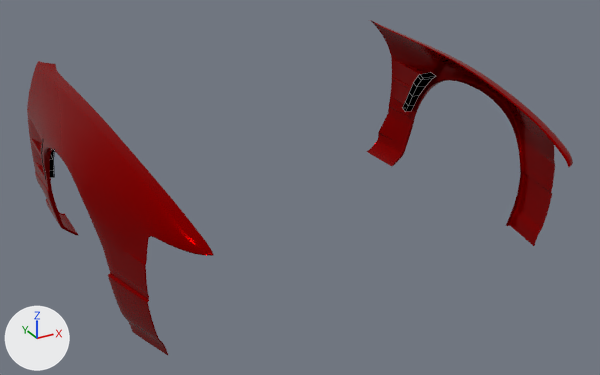
What one commit did to the Blender file content/cars/nissan_rs13/frontfenders_originlabofujin.blend.
Rendered twice from a camera (50 mm lens) standing at (-1.39, -3.79, 1.49) and looking at (-0.02, -1.29, 0.24). Every picture has the same lights, and +X, +Y and +Z are marked at lower left. Mesh edges are drawn as thin lines on the coarser meshes.

The scene before the commit, as lines of its bpy script (objects in view):
```python
me_cover = bpy.data.meshes.new('Cover')
me_cover.from_pydata(...)  # 40 vertices, 24 faces; spans x -18.4..18.9, y -7.8..-6.4, z 37.9..71.5
me_cover.materials.append(mat_black_mate)  # black #000000
me_fender = bpy.data.meshes.new('Fender')
me_fender.from_pydata(...)  # 3468 vertices, 6262 faces; spans x -28.8..28.8, y -16.5..-4.7, z 0.0..95.7
me_fender.materials.append(mat_paint)  # red #900000
ob_cover = bpy.data.objects.new('Cover', me_cover)
ob_cover.location = (0.0, 0.0, 0.0)
ob_cover.rotation_euler = (0.0645, 0.0253, 0.0)  # degrees (3.7, 1.4, 0)
ob_cover.scale = (-0.046, 0.119, 0.00771)
ob_fender = bpy.data.objects.new('Fender', me_fender)
ob_fender.location = (0.0, 0.0, 0.0)
ob_fender.scale = (0.0299, 0.119, 0.00683)
```
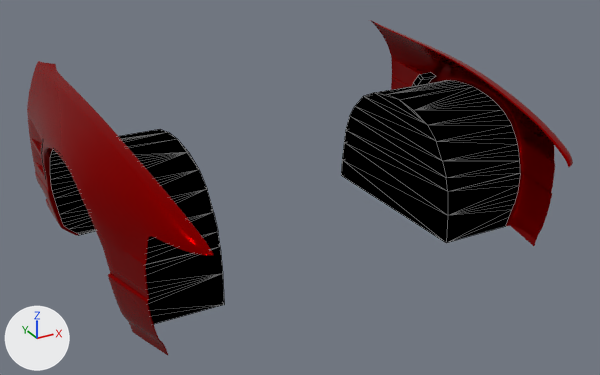
Boxes [x1, y1, x2, y2] around the edits, measured in the pictures (600 x 375 px):
'Undercarriage', added (black): after [50, 80, 520, 324]

Patch to the scene script:
```diff
--- a/content/cars/nissan_rs13/frontfenders_originlabofujin.blend.py
+++ b/content/cars/nissan_rs13/frontfenders_originlabofujin.blend.py
@@ mat_black_mate_001 @@
+mat_black_mate_001 = principled_material('Black Mate.001')
+mat_black_mate_001.base_color = (0.0, 0.0, 0.0)  # black #000000
+mat_black_mate_001.roughness = 1.0
+mat_black_mate_001.specular_ior_level = 0.0
@@ me_undercarriage @@
+me_undercarriage.from_pydata(...)  # 154 vertices, 182 faces; spans x -0.83..0.83, y 0.0..0.49, z -1.58..-0.81
+me_undercarriage.materials.append(mat_black_mate_001)  # black #000000
@@ ob_undercarriage @@
+ob_undercarriage = bpy.data.objects.new('Undercarriage', me_undercarriage)
+ob_undercarriage.location = (0.0, 0.0, 0.0)
+ob_undercarriage.rotation_euler = (1.571, 0.0, 3.142)  # degrees (90, 0, 180)
```
